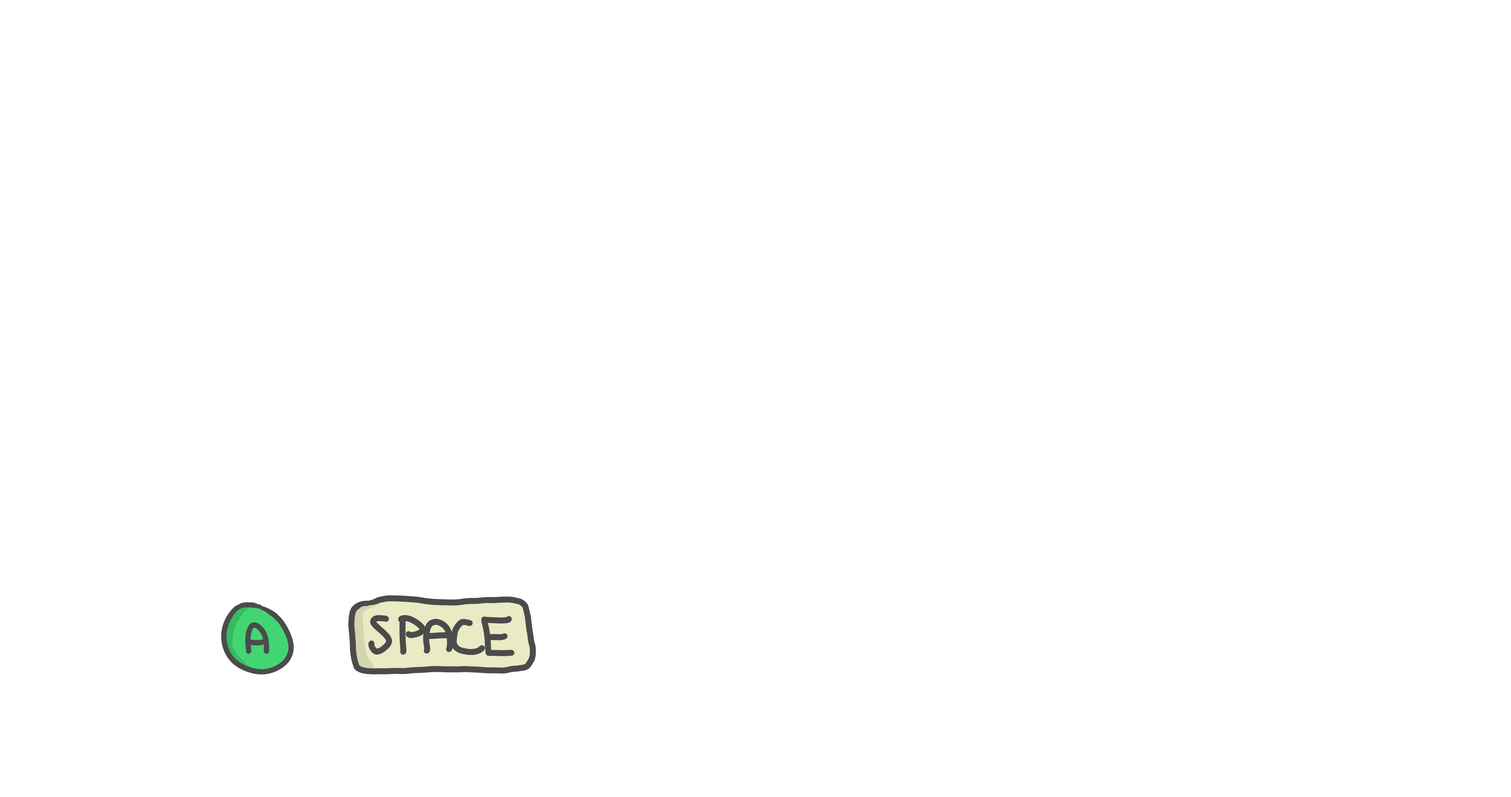
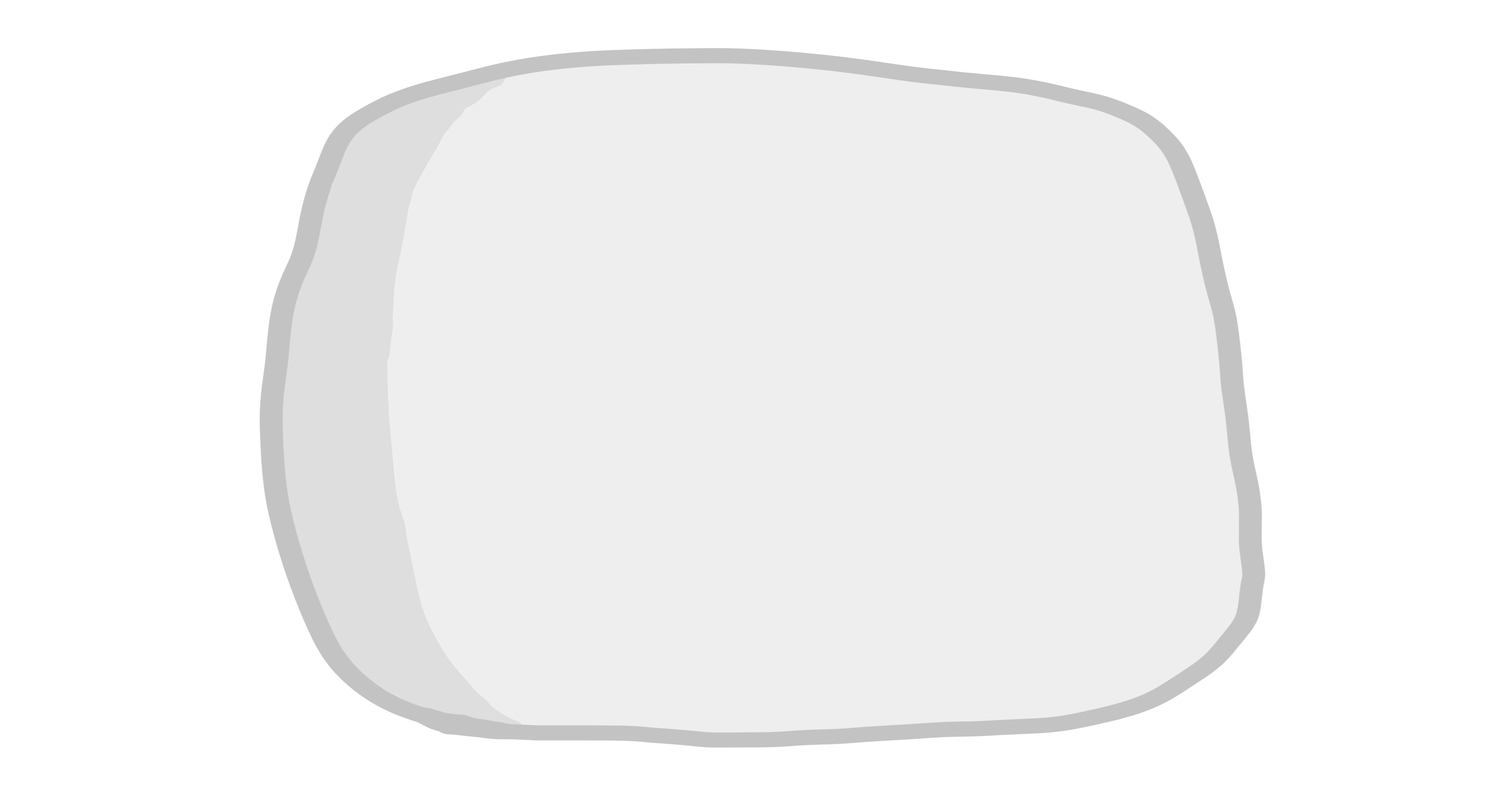
Layered file, before and after one edit (1511x797). Changes by layer:
added group "Game over panel" with 3 layers in group "Artboard 1" over [258, 47, 1266, 748]
added layer "Outline" (1st of 3, in "Artboard 1" › "Game over panel") in group "Game over panel" over [258, 47, 1266, 748]
added layer "Shadow" (1st of 2, in "Artboard 1" › "Game over panel") in group "Game over panel" over [269, 68, 523, 734]
added layer "Background" (1st of 2, in "Artboard 1" › "Game over panel") in group "Game over panel" over [275, 54, 1253, 742]
hid group "Buttons" (10 layers) over [220, 594, 536, 675]
